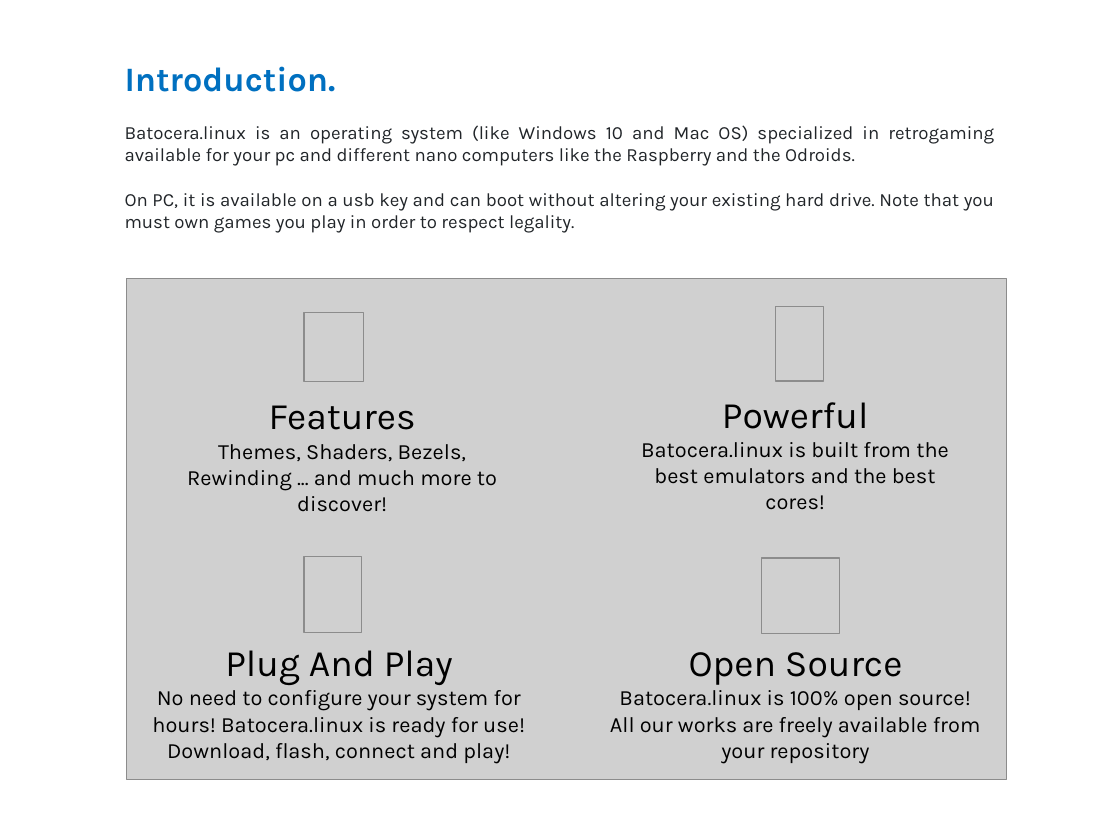
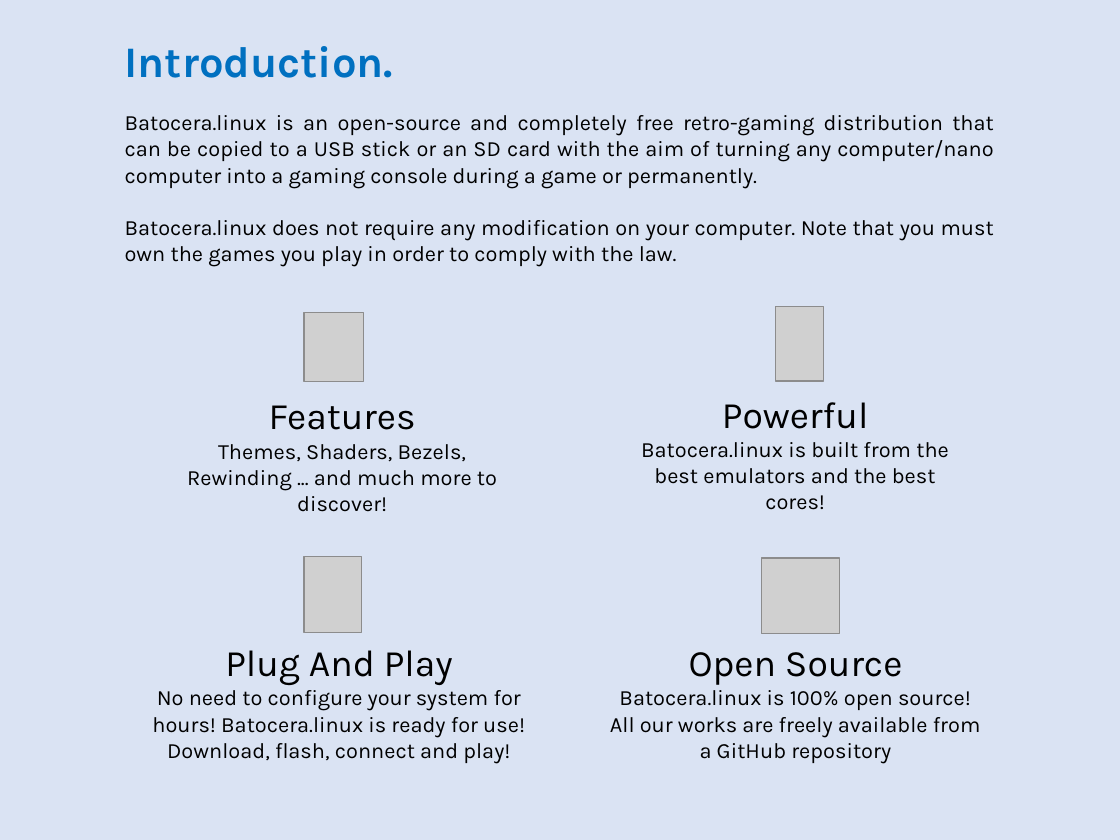
Before and after one commit to batocera-linux/batocera-notice, a slide deck: slide 2 of notice.odp. Drawn at 1120x840 pixels with LibreOffice and Linux fonts; fonts in the diff are those of the drawing; grey boxes stand for pictures; background and template pictures are left out. Boxes give left, top, right and bottom in pixels: in the first picture for what was removed or moved away, otherwise in the second. Text is boxed around its words. In the diff, an @@ line names an element or a change of style, - is before the commit and + after.

```diff
--- a/notice.odp
+++ b/notice.odp
@@ background #FFFFFF to #DAE3F3 @@
@@ free "Introduction.": place and size @@
-free "Introduction." at box(113, 52, 1006, 239)
+free "Introduction." at box(113, 13, 1006, 288)
@@ text in free at box(125, 46, 394, 78): size 22 to 28 pt in "Introduction." @@
@@ text in free at box(125, 115, 994, 267): text changed; size 12 to 14 pt; text colour #212529 to #000000 @@
-Batocera.linux is an operating system (like Windows 10 and Mac OS) specialized in retrogaming available for your pc and different nano computers like the Raspberry and the Odroids.
-On PC, it is available on a usb key and can boot without altering your existing hard drive. Note that you must own games you play in order to respect legality.
+Batocera.linux is an open-source and completely free retro-gaming distribution that can be copied to a USB stick or an SD card with the aim of turning any computer/nano computer into a gaming console during a game or permanently.
+Batocera.linux does not require any modification on your computer. Note that you must own the games you play in order to comply with the law.
@@ picture removed at box(127, 279, 1007, 780) @@
@@ text at box(610, 690, 981, 764): text changed @@
-Batocera.linux is 100% open source! All our works are freely available from your repository
+Batocera.linux is 100% open source! All our works are freely available from a GitHub repository
```
Also in this commit, not shown: 1 other slide changed, 4 slides added, 6 slides removed, 1 other file.
